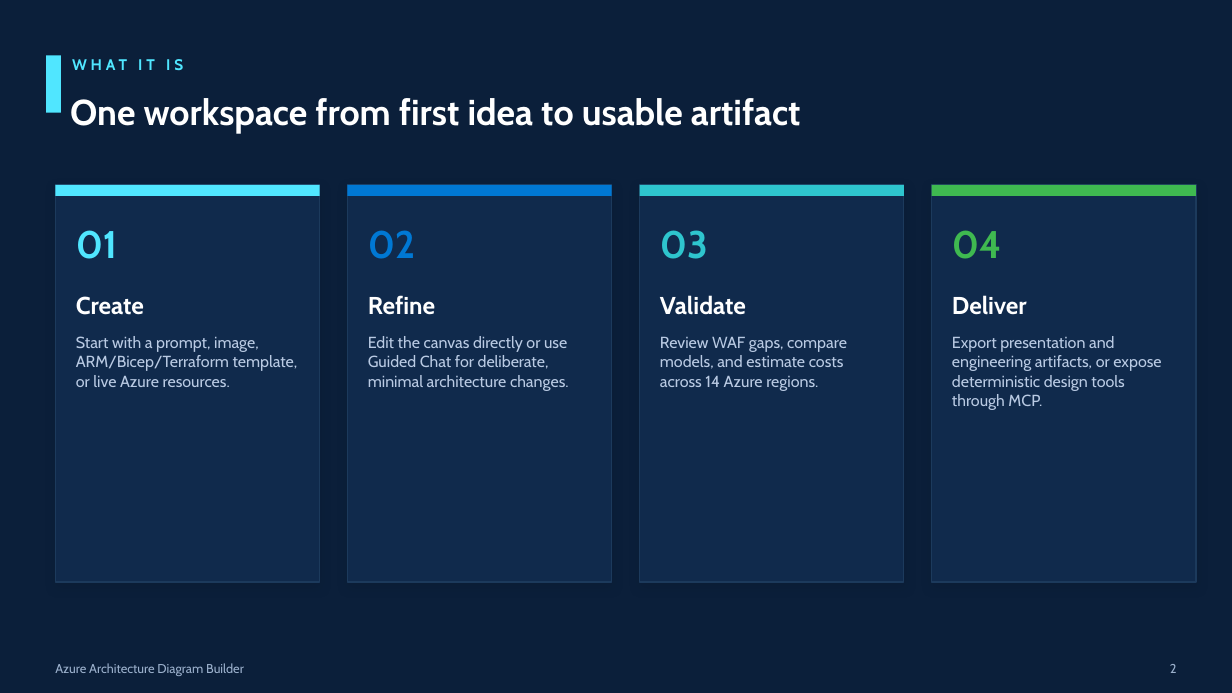
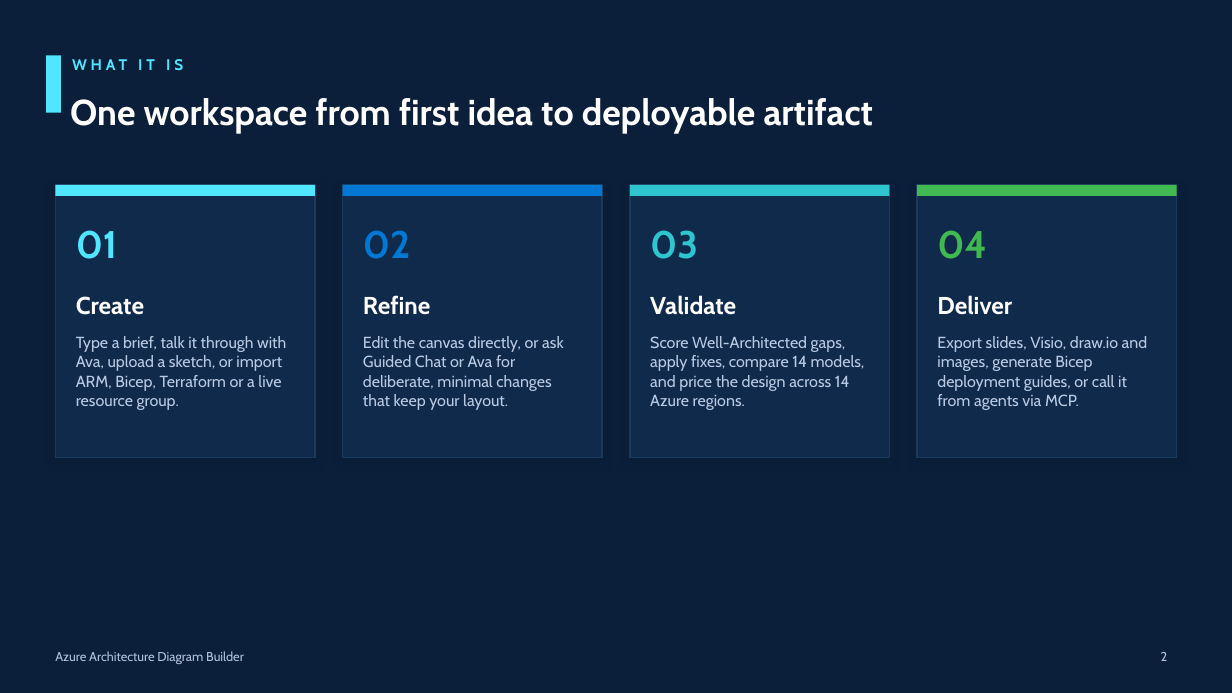
Before and after one commit to Arturo-Quiroga-MSFT/azure-architecture-diagram-builder, a slide deck: slide 2 of decks/azure-diagram-builder-overview.pptx. Drawn at 1232x693 pixels with LibreOffice and Linux fonts; fonts in the diff are those of the drawing. Boxes give left, top, right and bottom in pixels: in the first picture for what was removed or moved away, otherwise in the second. Text is boxed around its words. In the diff, an @@ line names an element or a change of style, - is before the commit and + after.

```diff
--- a/decks/azure-diagram-builder-overview.pptx
+++ b/decks/azure-diagram-builder-overview.pptx
@@ text at [70,98,873,134]: text changed @@
-One workspace from first idea to usable artifact
+One workspace from first idea to deployable artifact
@@ rectangle: place and size @@
-rectangle at [55,185,320,196]
+rectangle at [55,185,315,196]
@@ rectangle: place and size @@
-rectangle at [55,185,320,582]
+rectangle at [55,185,315,457]
@@ rectangle: place and size @@
-rectangle at [348,185,612,196]
+rectangle at [343,185,603,196]
@@ rectangle: place and size @@
-rectangle at [348,185,612,582]
+rectangle at [343,185,603,457]
@@ rectangle: place and size @@
-rectangle at [640,185,904,196]
+rectangle at [630,185,890,196]
@@ rectangle: place and size @@
-rectangle at [640,185,904,582]
+rectangle at [630,185,890,457]
@@ rectangle: place and size @@
-rectangle at [932,185,1196,196]
+rectangle at [917,185,1177,196]
@@ rectangle: place and size @@
-rectangle at [932,185,1196,582]
+rectangle at [917,185,1177,457]
@@ text "02": place and size @@
-text "02" at [368,230,416,259]
+text "02" at [363,230,411,259]
@@ text "03": place and size @@
-text "03" at [660,230,708,259]
+text "03" at [650,230,698,259]
@@ text "04": place and size @@
-text "04" at [952,230,1002,259]
+text "04" at [937,230,987,259]
@@ text "Refine": place and size @@
-text "Refine" at [368,295,435,315]
+text "Refine" at [363,295,430,315]
@@ text "Validate": place and size @@
-text "Validate" at [660,295,746,315]
+text "Validate" at [650,295,736,315]
@@ text "Deliver": place and size @@
-text "Deliver" at [952,295,1027,315]
+text "Deliver" at [937,295,1012,315]
@@ text at [76,336,286,410]: text changed @@
-Start with a prompt, image, ARM/Bicep/Terraform template, or live Azure resources.
+Type a brief, talk it through with Ava, upload a sketch, or import ARM, Bicep, Terraform or a live resource group.
@@ text at [363,336,564,410]: text changed @@
-Edit the canvas directly or use Guided Chat for deliberate, minimal architecture changes.
+Edit the canvas directly, or ask Guided Chat or Ava for deliberate, minimal changes that keep your layout.
@@ text at [650,336,865,410]: text changed @@
-Review WAF gaps, compare models, and estimate costs across 14 Azure regions.
+Score Well-Architected gaps, apply fixes, compare 14 models, and price the design across 14 Azure regions.
@@ text at [937,336,1148,410]: text changed @@
-Export presentation and engineering artifacts, or expose deterministic design tools through MCP.
+Export slides, Visio, draw.io and images, generate Bicep deployment guides, or call it from agents via MCP.
@@ text "Azure Architecture Diagram Builder": place and size @@
-text "Azure Architecture Diagram Builder" at [55,663,244,676]
+text "Azure Architecture Diagram Builder" at [55,651,244,664]
@@ text "Azure Architecture Diagram Builder" at [55,651,244,664]: text colour #9BB0CC to #AFC3DF @@
@@ text "2" at [1161,652,1168,661]: text colour #9BB0CC to #AFC3DF @@
@@ text "2": place and size @@
-text "2" at [1170,664,1177,673]
+text "2" at [1161,652,1168,661]
```
Also in this commit, not shown: 5 other slides changed, 5 slides added, 3 slides removed, 8 other files.
